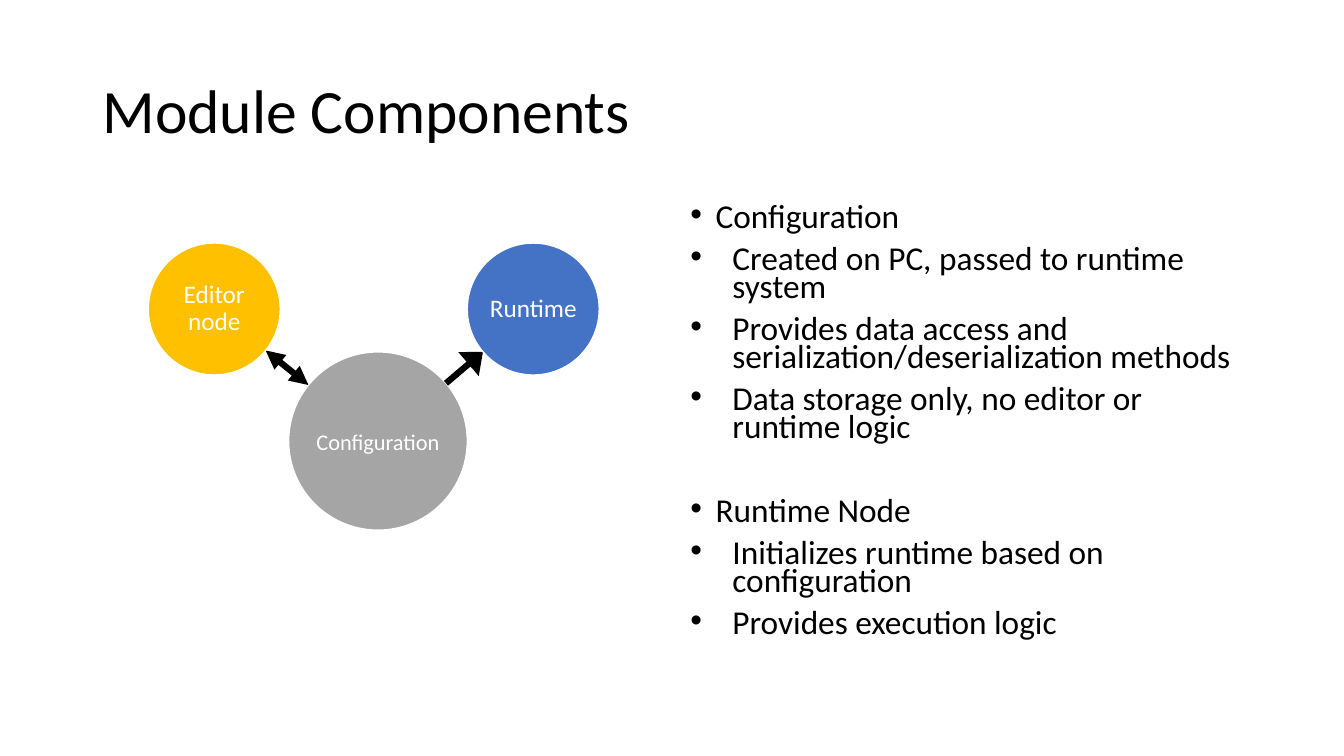
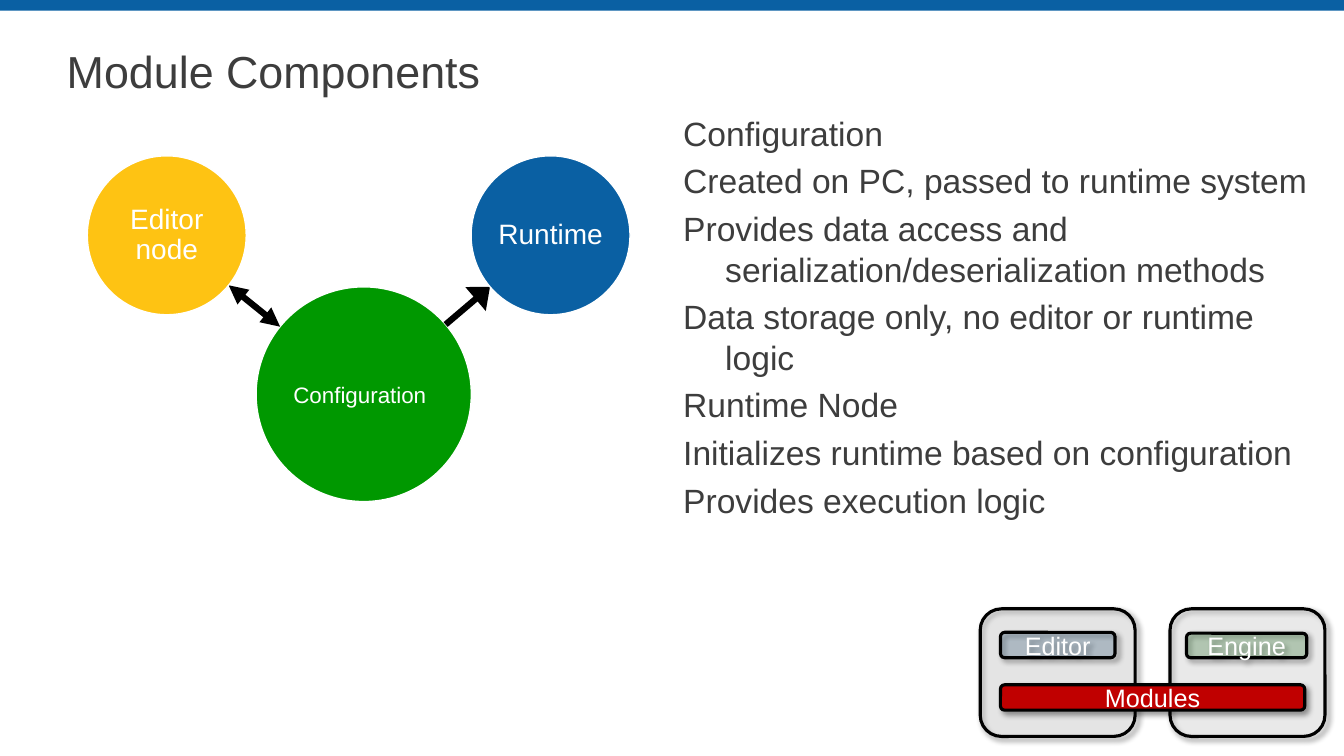
Before and after one commit to LabVIEW-DCAF/Documentation, a slide deck: slide 11 of Trunk/Getting Started Material/DCAF Training/1 Introduction to DCAF.pptx. Drawn at 1344x756 pixels with LibreOffice and Linux fonts; fonts in the diff are those of the drawing; background and template pictures are left out. Boxes give left, top, right and bottom in pixels: in the first picture for what was removed or moved away, otherwise in the second. Text is boxed around its words. In the diff, an @@ line names an element or a change of style, - is before the commit and + after.

```diff
--- a/Trunk/Getting Started Material/DCAF Training/1 Introduction to DCAF.pptx
+++ b/Trunk/Getting Started Material/DCAF Training/1 Introduction to DCAF.pptx
@@ rectangle added at (0, 0, 1344, 11), fill #0A60A3 @@
@@ title "Module Components": place and size @@
-title "Module Components" at (102, 90, 630, 143)
+title "Module Components" at (67, 55, 480, 97)
@@ title "Module Components" at (67, 55, 480, 97): size 44 to 32 pt, font Calibri to Arial, text colour #000000 to #3D3D3D @@
@@ text "Configuration": place and size @@
-text "Configuration" at (716, 205, 1230, 640)
+text "Configuration" at (683, 121, 1306, 520)
@@ text "Configuration" at (683, 121, 1306, 520): size 23.8 to 24 pt, font Calibri to Arial, text colour #000000 to #3D3D3D; bullet • to none; line spacing 0.7 to 1; less space between paragraphs @@
@@ ellipse added at (88, 156, 247, 316), fill #FEC313, outline #FFFFFF 1 pt @@
@@ text "Editor node" at (130, 208, 203, 260): size 18 to 20 pt, font Calibri to Arial @@
@@ text "Editor node": place and size @@
-text "Editor node" at (184, 285, 245, 330)
+text "Editor node" at (130, 208, 203, 260)
@@ ellipse: place and size @@
-ellipse at (468, 243, 600, 375)
+ellipse at (471, 156, 630, 316)
@@ ellipse at (471, 156, 630, 316): fill #4472C4 to #0A60A3 @@
@@ text "Runtime": place and size @@
-text "Runtime" at (490, 299, 577, 317)
+text "Runtime" at (498, 223, 602, 245)
@@ text "Runtime" at (498, 223, 602, 245): size 18 to 20 pt, font Calibri to Arial @@
@@ ellipse removed at (148, 243, 280, 375) @@
@@ freeform shape: place and size @@
-freeform shape at (265, 349, 311, 388)
+freeform shape at (228, 283, 283, 329)
@@ ellipse: place and size @@
-ellipse at (288, 352, 467, 530)
+ellipse at (256, 287, 472, 502)
@@ ellipse at (256, 287, 472, 502): fill #A5A5A5 to #009800 @@
@@ freeform shape: place and size @@
-freeform shape at (445, 350, 485, 385)
+freeform shape at (444, 285, 492, 327)
@@ text "Configuration": place and size @@
-text "Configuration" at (316, 435, 439, 454)
+text "Configuration" at (293, 386, 426, 408)
@@ text "Configuration" at (293, 386, 426, 408): font Calibri to Arial @@
@@ rounded rectangle added at (980, 609, 1135, 737), fill #BFBFBF at 18% opacity, outline #000000 2.25 pt @@
@@ rounded rectangle added at (1171, 609, 1326, 737), fill #D9D9D9 at 18% opacity, outline #000000 2.25 pt @@
@@ rounded rectangle added at (1001, 632, 1116, 657), fill #08487A at 18% opacity, outline #000000 2.25 pt, 18 pt, text #FFFFFF @@
+Editor
@@ rounded rectangle added at (1187, 633, 1307, 657), fill #007200 at 18% opacity, outline #000000 2.25 pt, 18 pt, text #FFFFFF @@
+Engine
@@ rounded rectangle added at (1001, 685, 1306, 710), fill #C00000, outline #000000 2.25 pt, 18 pt, text #FFFFFF @@
+Modules
```
Also in this commit, not shown: 27 other slides changed, 1 slide removed, 2 other files.
